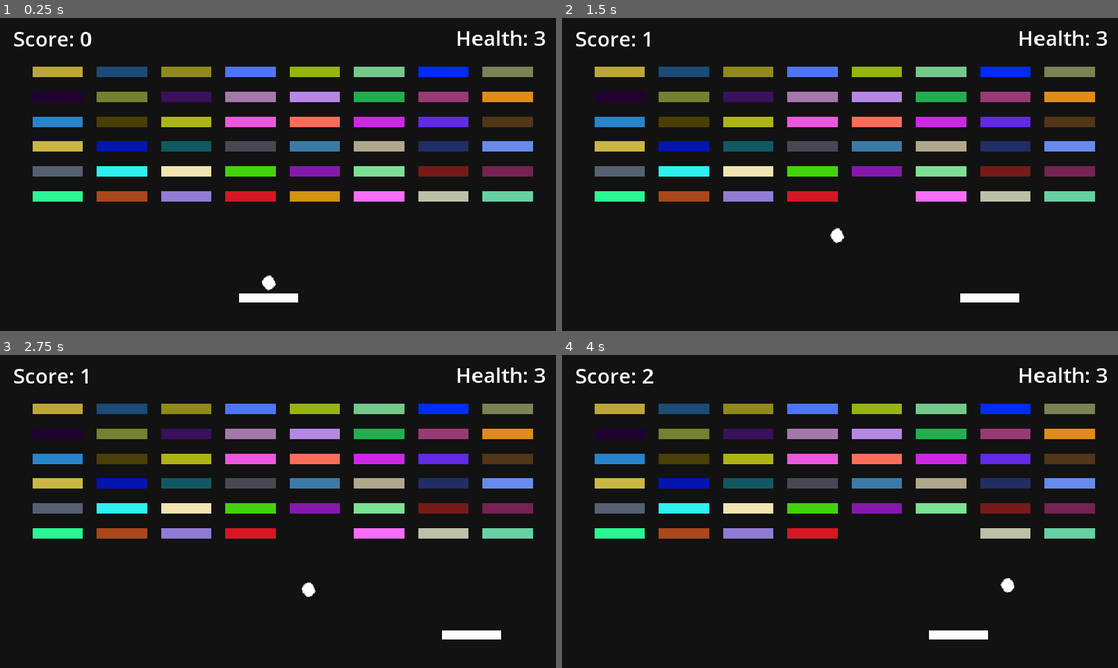
Above: before the commit, frames 1-4 (two rows, left to right).
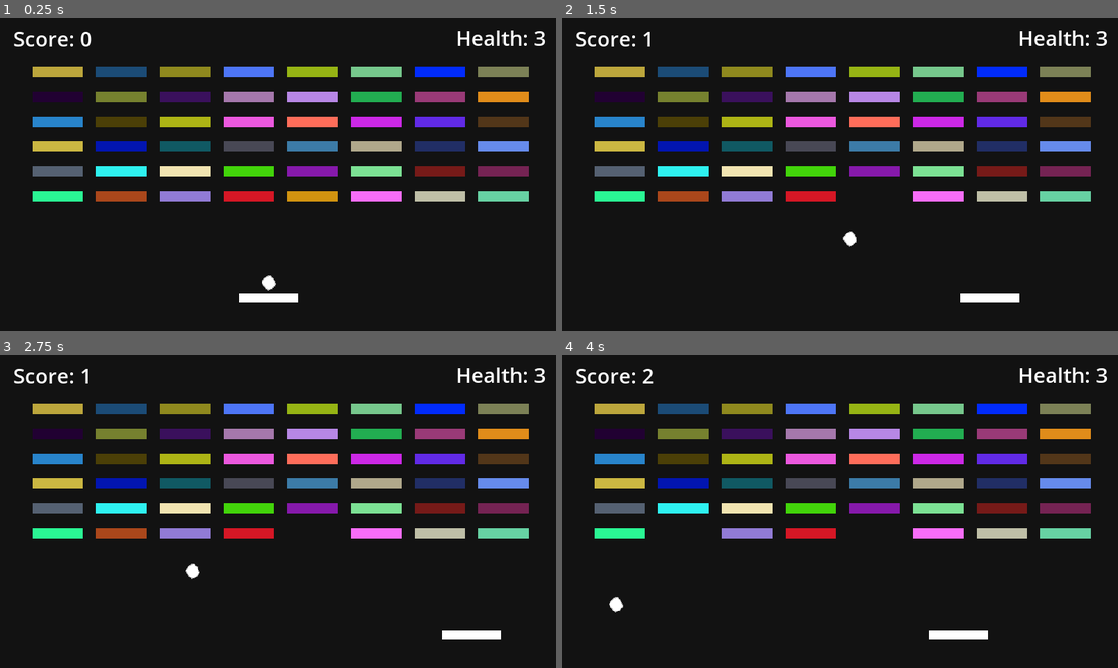
Above: after the commit, the same moments.

Repository: micaelmaciel/Breakout
Game: Godot game, scene res://Scenes/arena.tscn
Same seed, same stepped clock (60 frames per second), same inputs: the game is played once before the commit and once after it. Sound files missing from this copy of the repository are replaced by a short silence.
Inputs:
- Up to frame 1 (0.25 s): no input
- Up to frame 2 (1.5 s): tap Enter at 0.5 s; hold Right (p1Right) 0.53-1.28 s; tap Space (shoot) at 0.6, 1.35 s; hold Left (p1Left) from 1.28 s (still down)
- Up to frame 3 (2.75 s): release Left (p1Left) at 2.03 s; hold Right (p1Right) from 2.03 s (still down); tap Space (shoot) at 2.1 s
- Up to frame 4 (4 s): tap Space (shoot) at 2.85, 3.6 s; release Right (p1Right) at 3.53 s; hold Left (p1Left) from 3.53 s (still down)

The runs differ from the first frame. In frame 1, 1.2% of the frame differs, in the area x 17-96%, y 15-59%; in frame 2, 1.3%; in frame 3, 1.3%; in frame 4, 1.9%, in the area x 8-96%, y 15-83%.

Commit message:
Refactor game logic and fix bugs

Diff:
--- a/Scenes/arena.tscn
+++ b/Scenes/arena.tscn
@@ -1,12 +1,12 @@
 [gd_scene load_steps=10 format=3 uid="uid://bq5eod1xymfy2"]
 
-[ext_resource type="Script" path="res://Scripts/arena.gd" id="1_b5b0c"]
 [ext_resource type="PackedScene" uid="uid://brki1073l5dtk" path="res://Scenes/player.tscn" id="1_e4ww5"]
 [ext_resource type="PackedScene" uid="uid://hcvq82qcvcle" path="res://Scenes/ball.tscn" id="2_a0opv"]
 [ext_resource type="PackedScene" uid="uid://coec42iultc4x" path="res://Scenes/brick_grid.tscn" id="3_leoq5"]
 [ext_resource type="PackedScene" uid="uid://tiikqfhcw3lc" path="res://Scenes/current_score.tscn" id="4_kmds8"]
 [ext_resource type="Script" path="res://Scripts/HP.gd" id="6_6ekvl"]
 [ext_resource type="PackedScene" uid="uid://bbnugax7yb4xo" path="res://Scenes/game_over.tscn" id="6_62ljb"]
+[ext_resource type="Script" path="res://Scripts/win.gd" id="8_6y265"]
 
 [sub_resource type="RectangleShape2D" id="RectangleShape2D_u1iue"]
 size = Vector2(14, 555)
@@ -15,7 +15,6 @@
 size = Vector2(961, 20)
 
 [node name="Arena" type="Node2D"]
-script = ExtResource("1_b5b0c")
 
 [node name="BrickGrid" parent="." instance=ExtResource("3_leoq5")]
 position = Vector2(56, 84)
@@ -25,9 +24,10 @@
 position = Vector2(464, 483)
 speed = 500
 
-[node name="Ball" parent="." instance=ExtResource("2_a0opv")]
+[node name="Ball" parent="." node_paths=PackedStringArray("player") instance=ExtResource("2_a0opv")]
 position = Vector2(465, 458)
 initialSpeed = 200
+player = NodePath("../Player")
 
 [node name="Walls" type="StaticBody2D" parent="."]
 collision_layer = 8
@@ -81,6 +81,7 @@
 [node name="WinScreen" parent="CanvasLayer" instance=ExtResource("6_62ljb")]
 unique_name_in_owner = true
 visible = false
+script = ExtResource("8_6y265")
 
 [node name="RichTextLabel" parent="CanvasLayer/WinScreen" index="1"]
 process_mode = 2
@@ -88,5 +89,4 @@
 offset_bottom = 163.0
 text = "[wave amp=50.0 freq=8.0 connected=1][center]W O N[/center][/wave]"
 
-[editable path="CanvasLayer/GameOverScreen"]
 [editable path="CanvasLayer/WinScreen"]
--- a/Scripts/GlobalProperties.gd
+++ b/Scripts/GlobalProperties.gd
@@ -5,8 +5,6 @@
 
 var score: int = 0
 var highestScore: int = 0
-
-var player: CharacterBody2D
 
 
 var playerHealth: int = 3
--- a/Scripts/arena.gd
+++ /dev/null
@@ -1,19 +0,0 @@
-extends Node2D
-
-var gameOver: PackedScene = preload("res://Scenes/game_over.tscn")
-
-func _ready() -> void:
-    GlobalProperties.health_depleted.connect(_on_player_health_depleted)
-    GlobalProperties.game_won.connect(_on_game_won)
-
-
-
-func _on_player_health_depleted() -> void:
-    GlobalProperties.highestScore = max(GlobalProperties.highestScore, GlobalProperties.score)
-    get_tree().paused = true
-    %GameOverScreen.visible = true
-
-func _on_game_won() -> void:
-    GlobalProperties.highestScore = max(GlobalProperties.highestScore, GlobalProperties.score)
-    get_tree().paused = true
-    %WinScreen.visible = true
--- a/Scripts/ball.gd
+++ b/Scripts/ball.gd
@@ -2,6 +2,7 @@
 
 @export var initialSpeed: int = 100
 @export var speedGain: int = 20
+@export var player: CharacterBody2D
 
 var score: int = GlobalProperties.score
 var highestScore: int = GlobalProperties.highestScore
@@ -9,7 +10,7 @@
 var ball_state: String = "initial"
 
 func _input(event: InputEvent) -> void:
-	if event is InputEventKey and event.is_action("shoot") and ball_state == "initial":
+	if event.is_action("shoot") and ball_state == "initial":
 		ball_state = "launched"
 		velocity = Vector2(0, -1) * initialSpeed
 
@@ -37,8 +38,8 @@
 		bounce_ball(collision)
 		$BrickHit.play(1.94)
 
-	elif (collider is Player):
-		velocity.x += 0.1
+	elif (collider is Player): #FIXBUG: ball gets stuck between paddle and wall
+		velocity.x += 0.1 #FIXBUG: this solution to avoid straight movement doesn't work
 		var normal_x: float = collision.get_normal().x
 		if (normal_x == 1 or sign(collision.get_normal().y) == 1):
 			set_collision_mask_value(1, false)
@@ -61,7 +62,7 @@
 
 func _physics_process(delta: float) -> void:
 	if ball_state == "initial":
-		position.x = GlobalProperties.player.position.x
+		position.x = player.position.x
 		return
 
 	var collision: KinematicCollision2D = move_and_collide(velocity * delta)
@@ -72,7 +73,6 @@
 		GlobalProperties.emit_game_won()
 
 func _on_visible_on_screen_notifier_2d_screen_exited() -> void:
-
 	GlobalProperties.playerHealth -= 1
 	if (GlobalProperties.playerHealth <= 0):
 		GlobalProperties.emit_health_depleted()
--- a/Scripts/brick_grid.gd
+++ b/Scripts/brick_grid.gd
@@ -6,11 +6,12 @@
 @export var hSeparation: int = 24
 @export var vSeparation: int = 25
 
+var packedBrick: PackedScene = preload("res://Scenes/brick.tscn")
+
 #TODO: use a better way to get the sizes
 var brickVSize: int = 18
-var brickHSize: int = 87
+var brickHSize: int = 86
 
-var packedBrick: PackedScene = preload("res://Scenes/brick.tscn")
 
 func _ready() -> void:
 	var currentX: float = position.x
--- a/Scripts/game_over.gd
+++ b/Scripts/game_over.gd
@@ -1,9 +1,14 @@
-@tool
 extends Control
 
 func _ready() -> void:
-    get_parent().set_editable_instance(self, true)
+    GlobalProperties.health_depleted.connect(_on_player_health_depleted)
 
 func _process(_delta: float) -> void:
     %Score.text = "Score: " + str(GlobalProperties.score)
     %HighestScore.text = "Highest score: " + str(GlobalProperties.highestScore)
+
+
+func _on_player_health_depleted() -> void:
+    GlobalProperties.highestScore = max(GlobalProperties.highestScore, GlobalProperties.score)
+    get_tree().paused = true
+    visible = true
--- a/Scripts/player.gd
+++ b/Scripts/player.gd
@@ -12,8 +12,6 @@
 		direction = -1
 	velocity = Vector2(direction, 0) * speed
 
-func _ready() -> void:
-	GlobalProperties.player = self
 
 func _physics_process(_delta: float) -> void:
 	handle_movement()
--- /dev/null
+++ b/Scripts/win.gd
@@ -0,0 +1,10 @@
+extends "res://Scripts/game_over.gd"
+
+func _ready() -> void:
+    GlobalProperties.game_won.connect(_on_game_won)
+
+
+func _on_game_won() -> void:
+    GlobalProperties.highestScore = max(GlobalProperties.highestScore, GlobalProperties.score)
+    get_tree().paused = true
+    visible = true
